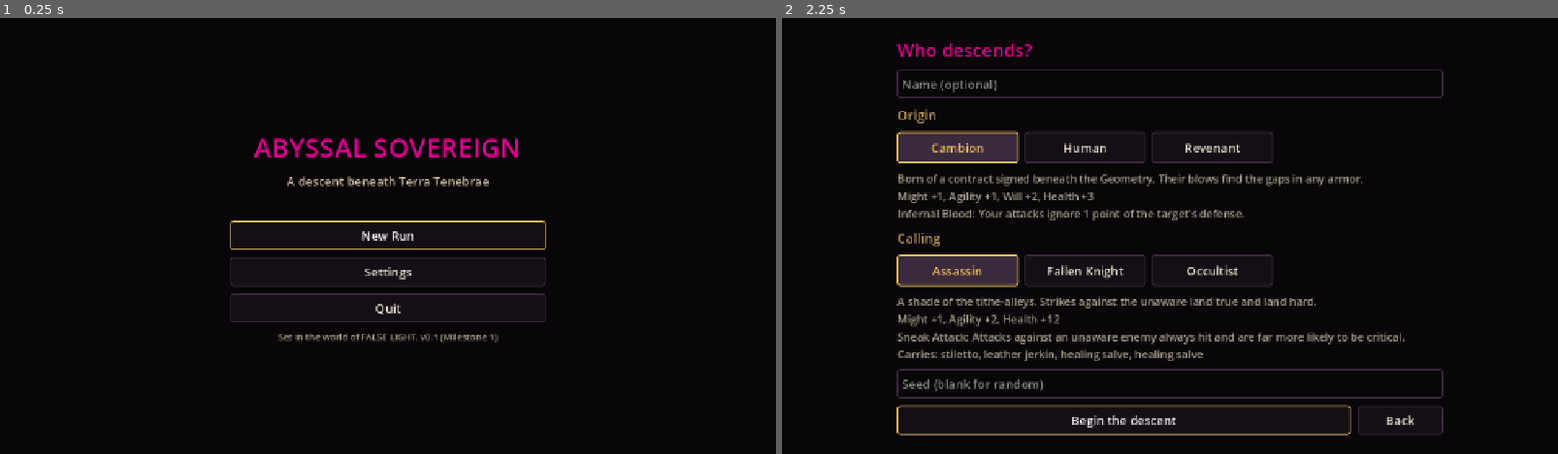
Above: before the commit, frames 1-2 (left to right).
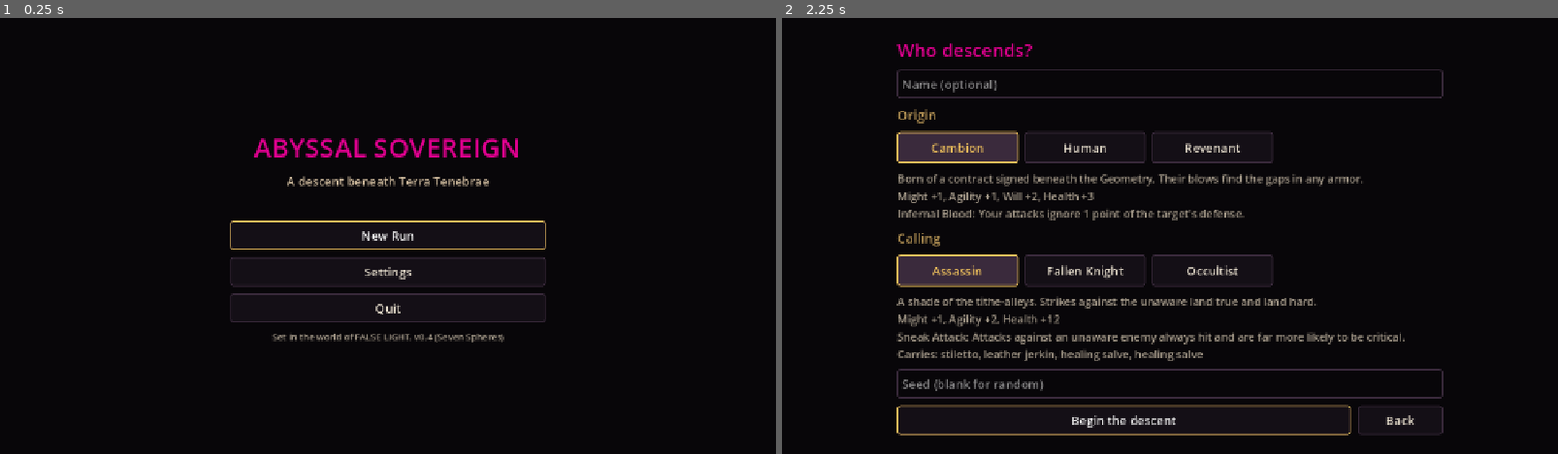
Above: after the commit, the same moments.

Repository: sophiashadow/Abyssal-Sovereign
Game: Godot game, scene res://scenes/main.tscn
The game is run twice, just before and just after one commit, with the same random seed, the same clock (stepped at 60 frames per second) and the same inputs.
Inputs:
- Up to frame 1 (0.25 s): no input
- Up to frame 2 (2.25 s): click "New Run" at 0.5 s; click "Back" at 1.25 s; click "New Run" at 2 s

The runs differ from the first frame. In frame 1, 0.3% of the frame differs, in the area x 35-65%, y 72-75%; in frame 2, nothing differs.

Commit message:
Harden rules/saves/mobile UI, add tools/verify.sh, and reconcile docs

Diff:
--- a/src/persistence/save_check.gd
+++ b/src/persistence/save_check.gd
@@ -65,6 +65,10 @@
 	if typeof(v["base"]) != TYPE_DICTIONARY or typeof(v["flags"]) != TYPE_DICTIONARY or typeof(v["eq"]) != TYPE_DICTIONARY:
 		out.append("%s has malformed stats, flags or equipment" % where)
 		return
+	if not Masks.is_valid(String(v["mask"])):
+		out.append("%s has unknown mask '%s'" % [where, str(v["mask"])])
+	if int(v["mask_risk"]) < 0:
+		out.append("%s has negative mask risk" % where)
 	if bool(v["player"]):
 		if not db.has("species", String(v["species"])) or not db.has("classes", String(v["class"])):
 			out.append("%s has unknown species or class" % where)
--- a/src/sim/world.gd
+++ b/src/sim/world.gd
@@ -384,7 +384,7 @@
 	if current_floor().get_tile(player.pos) != Tiles.STAIRS_DOWN:
 		log_msg("There are no stairs here.")
 		return false
-	if not GATE_METHODS.has(method):
+	if not GATE_METHODS.has(method) or depth >= db.max_depth():
 		return false
 	var first_visit := not floors.has(depth + 1)
 	if first_visit:
@@ -468,7 +468,6 @@
 		player.mask_risk = maxi(0, player.mask_risk - 2)
 		log_msg("You drop the Mask and wear your Bare Face.", "info")
 	else:
-		player.mask_risk = maxi(0, player.mask_risk - 3)
 		log_msg("You put on %s." % Masks.label(mask_id), "good")
 	update_fov()
 	return _finish_player_action(COST_WAIT)
@@ -942,6 +941,9 @@
 		if typeof(out.get("player")) == TYPE_DICTIONARY:
 			out["player"]["mask"] = out["player"].get("mask", "bare_face")
 			out["player"]["mask_risk"] = int(out["player"].get("mask_risk", 0))
+			if String(out["player"].get("class", "")) == "occultist" and typeof(out["player"].get("traits")) == TYPE_ARRAY:
+				if not out["player"]["traits"].has("mask_stances"):
+					out["player"]["traits"].append("mask_stances")
 		if typeof(out.get("floors")) == TYPE_DICTIONARY:
 			for k in out["floors"]:
 				var fl = out["floors"][k]
@@ -965,9 +967,13 @@
 	if typeof(d) != TYPE_DICTIONARY:
 		errors.append("save is not an object")
 		return null
-	var raw_ver := int(d.get("save_version", -1))
+	var sv: Variant = d.get("save_version")
+	if not (typeof(sv) in [TYPE_INT, TYPE_FLOAT]) or not is_equal_approx(float(sv), roundf(float(sv))):
+		errors.append("save version %s is not supported (expected %d)" % [str(Actor._ints(sv)), SAVE_VERSION])
+		return null
+	var raw_ver := int(sv)
 	if raw_ver < 1 or raw_ver > SAVE_VERSION:
-		errors.append("save version %s is not supported (expected %d)" % [str(Actor._ints(d.get("save_version"))), SAVE_VERSION])
+		errors.append("save version %s is not supported (expected %d)" % [str(Actor._ints(sv)), SAVE_VERSION])
 		return null
 	d = _migrate(d)
 	for key in ["seed", "depth", "time", "turns", "state", "next_id", "rng", "player", "floors", "log"]:
@@ -982,6 +988,9 @@
 	w.db = content
 	w.run_seed = String(d["seed"]).to_int()
 	w.depth = int(d["depth"])
+	if w.depth < 1 or w.depth > content.max_depth():
+		errors.append("save has out-of-range depth %d" % w.depth)
+		return null
 	w.time = int(d["time"])
 	w.turns = int(d["turns"])
 	w.state = int(d["state"]) as State
--- a/src/ui/main.gd
+++ b/src/ui/main.gd
@@ -153,10 +153,16 @@
 	center.size_flags_horizontal = Control.SIZE_EXPAND_FILL
 	center.size_flags_vertical = Control.SIZE_EXPAND_FILL
 	scroll.add_child(center)
+	var margin := MarginContainer.new()
+	margin.add_theme_constant_override("margin_top", 16)
+	margin.add_theme_constant_override("margin_bottom", 16)
+	margin.add_theme_constant_override("margin_left", 16)
+	margin.add_theme_constant_override("margin_right", 16)
+	center.add_child(margin)
 	var col := VBoxContainer.new()
 	col.custom_minimum_size = Vector2(minf(max_width * settings.text_scale(), get_viewport_rect().size.x - 32.0), 0)
 	col.add_theme_constant_override("separation", int(12 * settings.text_scale()))
-	center.add_child(col)
+	margin.add_child(col)
 	return col
 
 
@@ -184,7 +190,7 @@
 	col.add_child(_btn("Settings", func() -> void: _show_settings(_show_title)))
 	if not OS.has_feature("web"):
 		col.add_child(_btn("Quit", func() -> void: get_tree().quit()))
-	var foot := _label("Set in the world of FALSE LIGHT. v0.1 (Milestone 1)", Palette.TEXT_DIM, 0.75)
+	var foot := _label("Set in the world of FALSE LIGHT. v0.4 (Seven Spheres)", Palette.TEXT_DIM, 0.75)
 	foot.horizontal_alignment = HORIZONTAL_ALIGNMENT_CENTER
 	col.add_child(foot)
 
@@ -257,7 +263,7 @@
 		_start_game(World.new_run(db, seed_value, _pick_species, _pick_class, name_edit.text)))
 	begin.size_flags_horizontal = Control.SIZE_EXPAND_FILL
 	row.add_child(begin)
-	row.add_child(_btn("Back", _show_title, 140.0))
+	row.add_child(_btn("Back", _show_title, 140.0 * settings.text_scale()))
 	col.add_child(row)
 	begin.call_deferred("grab_focus")
 
@@ -549,7 +555,8 @@
 		if not world.current_floor().items_at(me).is_empty():
 			world.player_pickup()
 		elif world.current_floor().get_tile(me) in [Tiles.STAIRS_DOWN, Tiles.STAIRS_UP]:
-			world.player_stairs()
+			_act_stairs()
+			return
 		else:
 			world.player_wait()
 		_after_action()
@@ -722,9 +729,15 @@
 	center.size_flags_horizontal = Control.SIZE_EXPAND_FILL
 	center.size_flags_vertical = Control.SIZE_EXPAND_FILL
 	scroll.add_child(center)
+	var margin := MarginContainer.new()
+	margin.add_theme_constant_override("margin_top", 16)
+	margin.add_theme_constant_override("margin_bottom", 16)
+	margin.add_theme_constant_override("margin_left", 16)
+	margin.add_theme_constant_override("margin_right", 16)
+	center.add_child(margin)
 	var panel := PanelContainer.new()
 	panel.custom_minimum_size.x = minf(640.0 * settings.text_scale(), get_viewport_rect().size.x - 32.0)
-	center.add_child(panel)
+	margin.add_child(panel)
 	var col := VBoxContainer.new()
 	col.add_theme_constant_override("separation", int(10 * settings.text_scale()))
 	panel.add_child(col)
--- a/tests/test_masks.gd
+++ b/tests/test_masks.gd
@@ -61,3 +61,18 @@
 	for _i in 6:
 		w.player_wait()
 	ok(w.player.hp > 5, "regeneration resumes in bare_face")
+
+
+func test_active_mask_switching_does_not_reset_risk() -> void:
+	var w := TestHelpers.ascii_world([
+		"#######",
+		"#@....#",
+		"#######",
+	], {}, "human", "occultist")
+	w.player_switch_mask("eris")
+	for _i in 4:
+		w.player_wait()
+	var r := w.player.mask_risk
+	ok(r >= 4, "risk accumulated in eris (%d)" % r)
+	w.player_switch_mask("nyx")
+	ok(w.player.mask_risk >= r, "switching active->active does not cool risk (%d -> %d)" % [r, w.player.mask_risk])
--- a/tests/test_save.gd
+++ b/tests/test_save.gd
@@ -24,6 +24,7 @@
 	d["save_version"] = 1
 	d["player"].erase("mask")
 	d["player"].erase("mask_risk")
+	d["player"]["traits"].erase("mask_stances")
 	for k in d["floors"]:
 		for a in d["floors"][k]["actors"]:
 			a.erase("mask")
@@ -35,6 +36,7 @@
 	if w2 != null:
 		eq(w2.player.mask, "bare_face", "default mask applied")
 		eq(w2.player.mask_risk, 0, "default mask_risk applied")
+		ok(w2.player.has_trait("mask_stances"), "v1 occultist receives mask_stances trait")
 		eq(w2.apotheosis, 0, "default apotheosis applied")
 		eq(w2.way_serpent, 0, "default way_serpent applied")
 		eq(w2.way_return, 0, "default way_return applied")
@@ -122,6 +124,9 @@
 		"unknown species": func(d: Dictionary) -> void: d["player"]["species"] = "angel",
 		"bad slot": func(d: Dictionary) -> void: d["player"]["eq"]["crown"] = d["player"]["eq"]["weapon"],
 		"current floor missing": func(d: Dictionary) -> void: d["depth"] = 3,
+		"out-of-range depth": func(d: Dictionary) -> void: d["depth"] = 99,
+		"invalid mask": func(d: Dictionary) -> void: d["player"]["mask"] = "bogus",
+		"string save_version": func(d: Dictionary) -> void: d["save_version"] = "3",
 	}
 	for what in cases:
 		var d: Dictionary = base.duplicate(true)
Not shown, changed: ARCHITECTURE.md
Not shown, changed: DESIGN.md
Not shown, changed: ROADMAP.md
Not shown, changed: docs/HANDOFF.md
Not shown, added: tools/verify.sh
